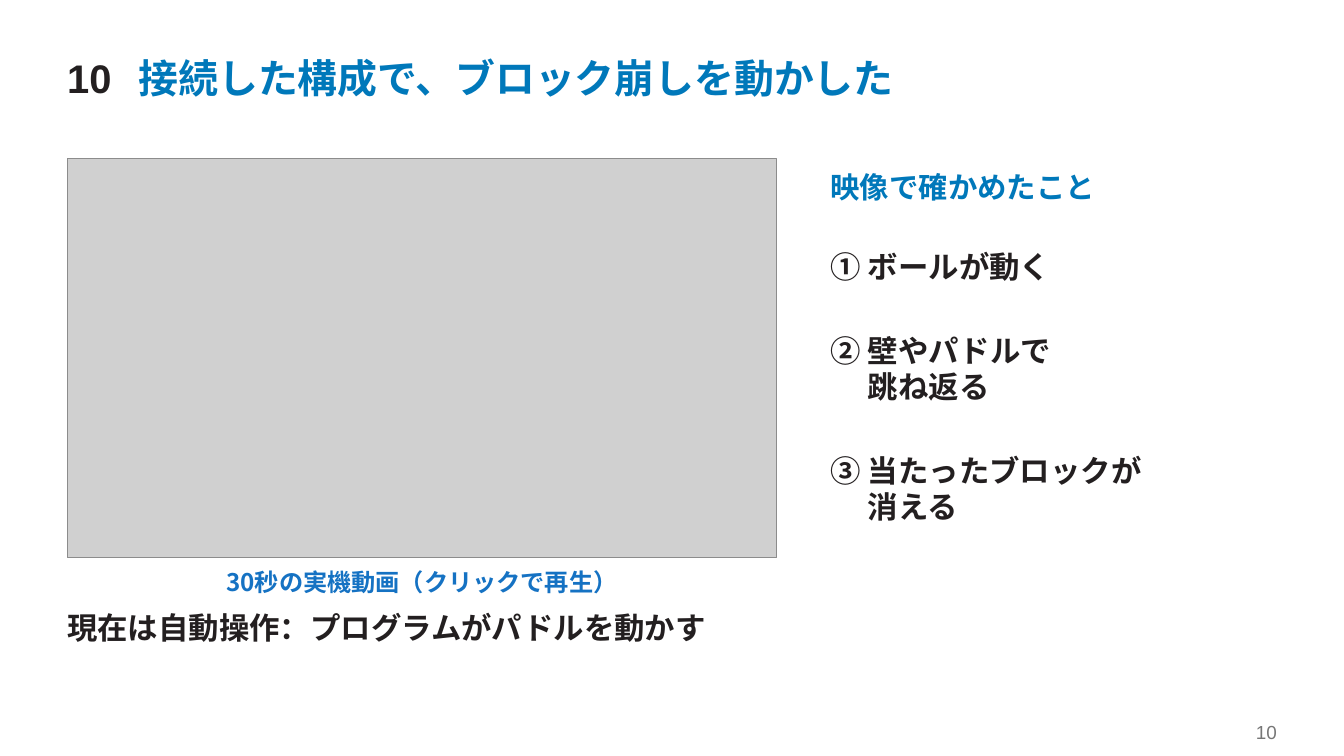
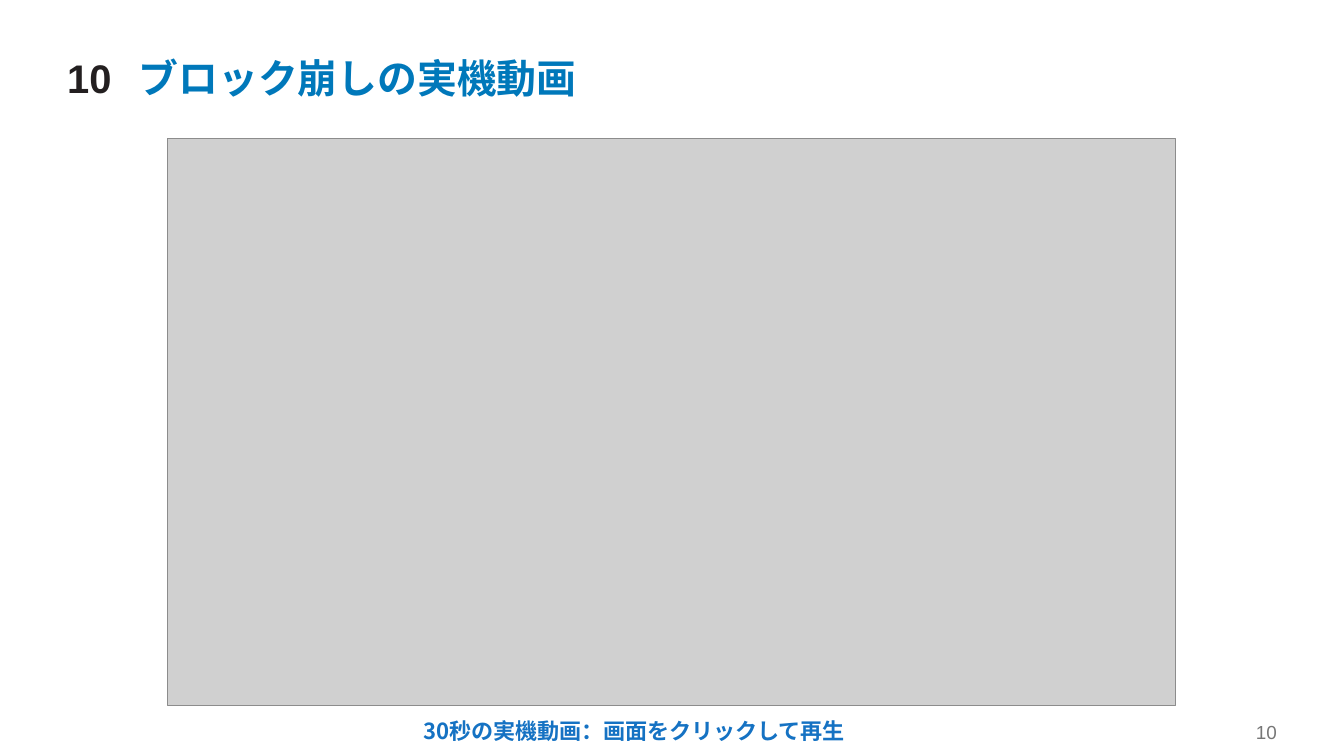
Before and after one commit to SoshiroFujimori/wally-game-console-research, a slide deck: slide 10 of docs/presentation/中間発表_主要事項.pptx. Drawn at 1344x756 pixels with LibreOffice and Linux fonts; fonts in the diff are those of the drawing; grey boxes stand for pictures. Boxes give left, top, right and bottom in pixels: in the first picture for what was removed or moved away, otherwise in the second. Text is boxed around its words. In the diff, an @@ line names an element or a change of style, - is before the commit and + after.

```diff
--- a/docs/presentation/中間発表_主要事項.pptx
+++ b/docs/presentation/中間発表_主要事項.pptx
@@ text at [139,58,577,97]: text changed @@
-接続した構成で、ブロック崩しを動かした
+ブロック崩しの実機動画
@@ picture added at [168,139,1177,706] @@
@@ picture removed at [68,158,777,558] @@
@@ text removed at [831,173,1096,201] @@
-映像で確かめたこと
@@ text removed at [831,252,1050,281] @@
-① ボールが動く
@@ text removed at [831,336,1051,401] @@
-② 壁やパドルで
-跳ね返る
@@ text removed at [831,456,1142,521] @@
-③ 当たったブロックが
-消える
@@ text removed at [67,613,706,642] @@
-現在は自動操作：プログラムがパドルを動かす
@@ text at [423,720,844,741]: text changed; size 17.2 to 15.8 pt @@
-30秒の実機動画（クリックで再生）
+30秒の実機動画：画面をクリックして再生
```
Also in this commit, not shown: 11 other slides changed, 1 slide added, 1 slide removed, 25 other files.
